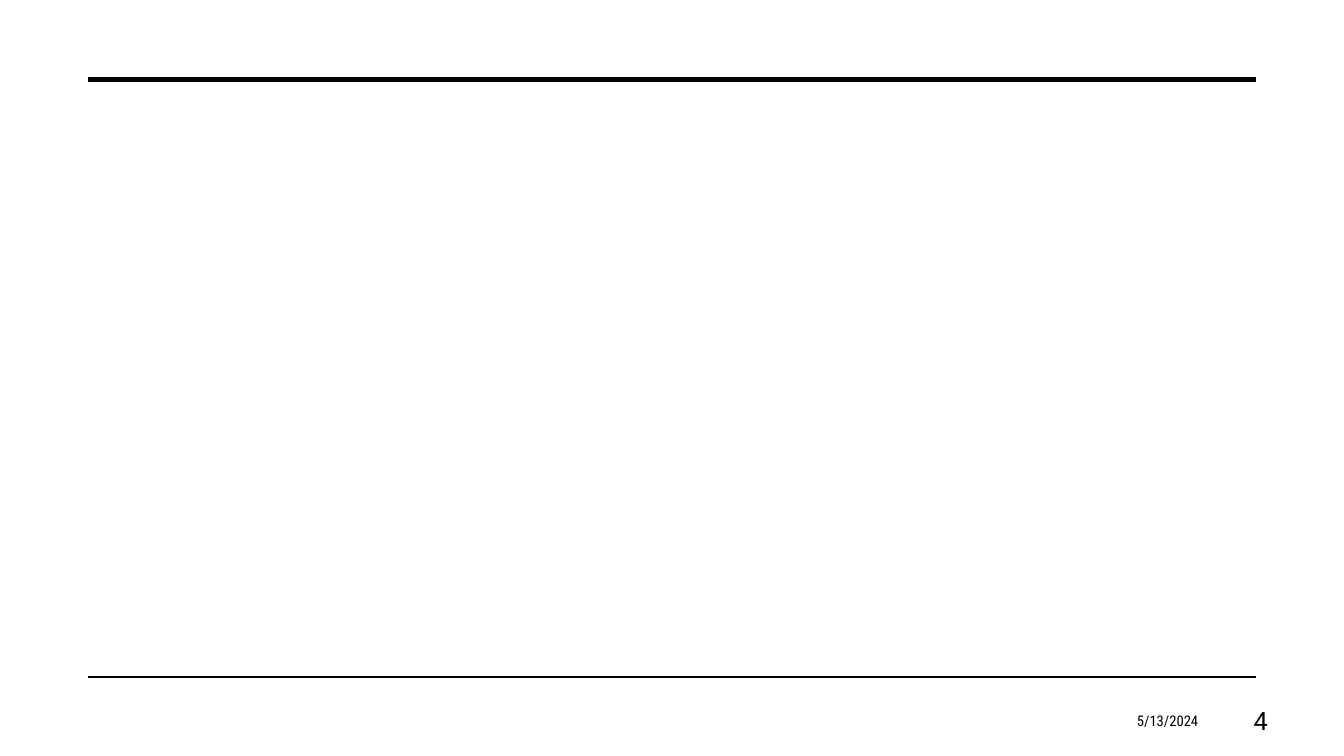
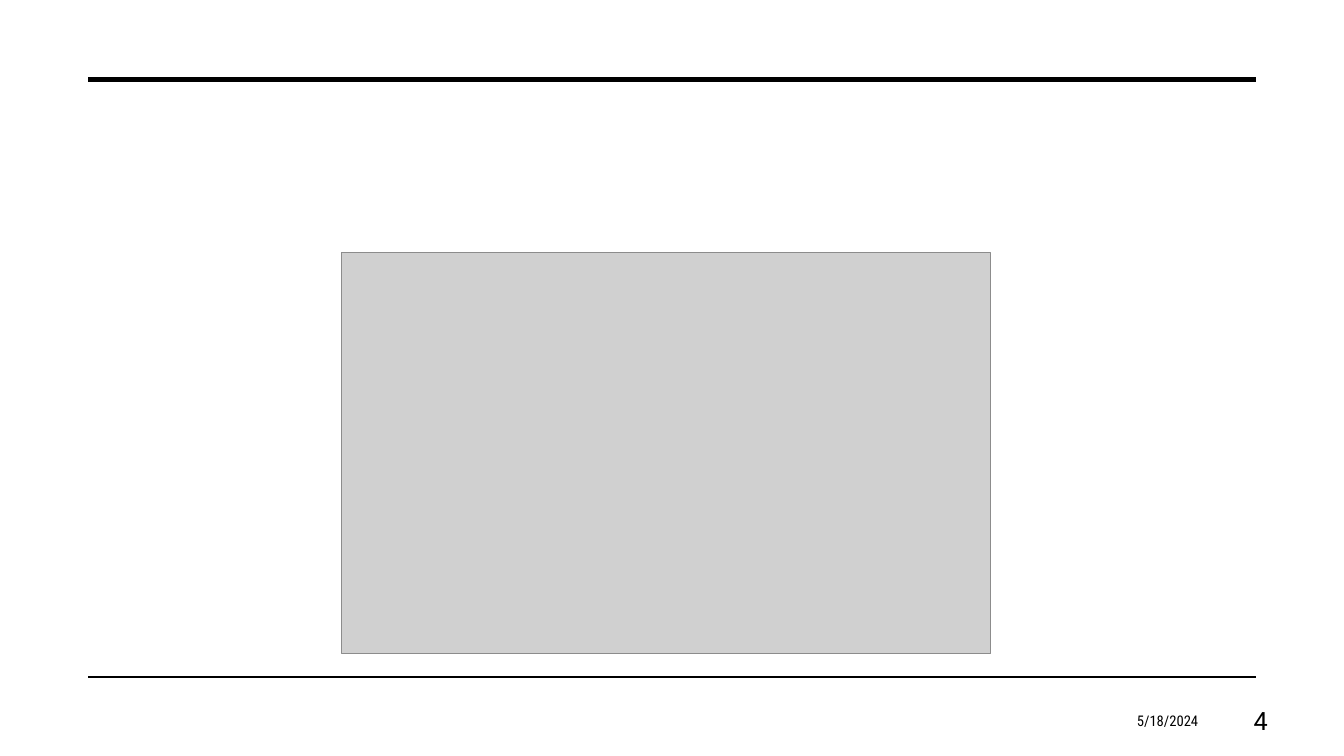
Before and after one commit to eduardosavian/chess-horse-tour, a slide deck: slide 4 of Presentation.pptx. Drawn at 1344x756 pixels with LibreOffice and Linux fonts; fonts in the diff are those of the drawing; grey boxes stand for pictures. Boxes give left, top, right and bottom in pixels: in the first picture for what was removed or moved away, otherwise in the second. Text is boxed around its words. In the diff, an @@ line names an element or a change of style, - is before the commit and + after.

```diff
--- a/Presentation.pptx
+++ b/Presentation.pptx
@@ picture added at [342,253,991,654] @@
@@ text at [1137,715,1198,727]: text changed @@
-5/13/2024
+5/18/2024
```
Also in this commit, not shown: 4 other slides changed, 3 slides added, 8 other files.
